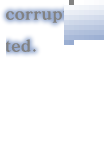
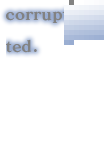
The second w=104, h=160 image is a revision of the first. Changes to its layers:
hid "corrupted. ted. copy" over left=2, top=5, right=64, bottom=57
added layer "corrupted. ted. copy 2" above "corrupted. ted." over left=2, top=5, right=64, bottom=57
